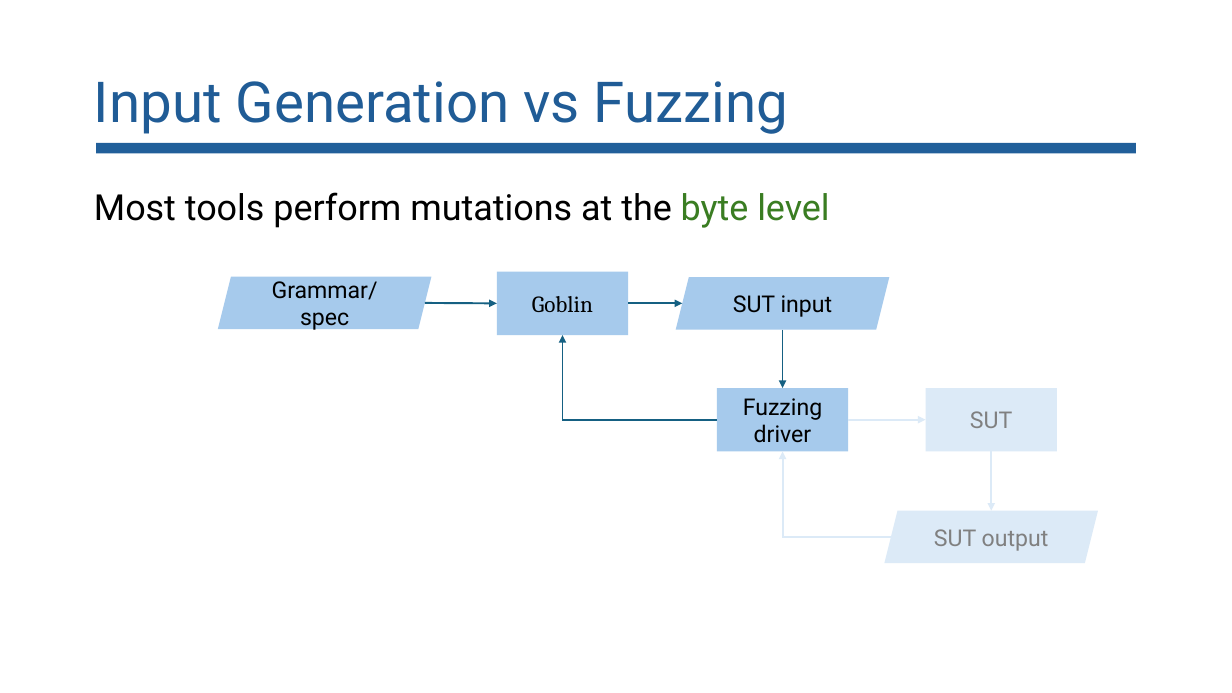
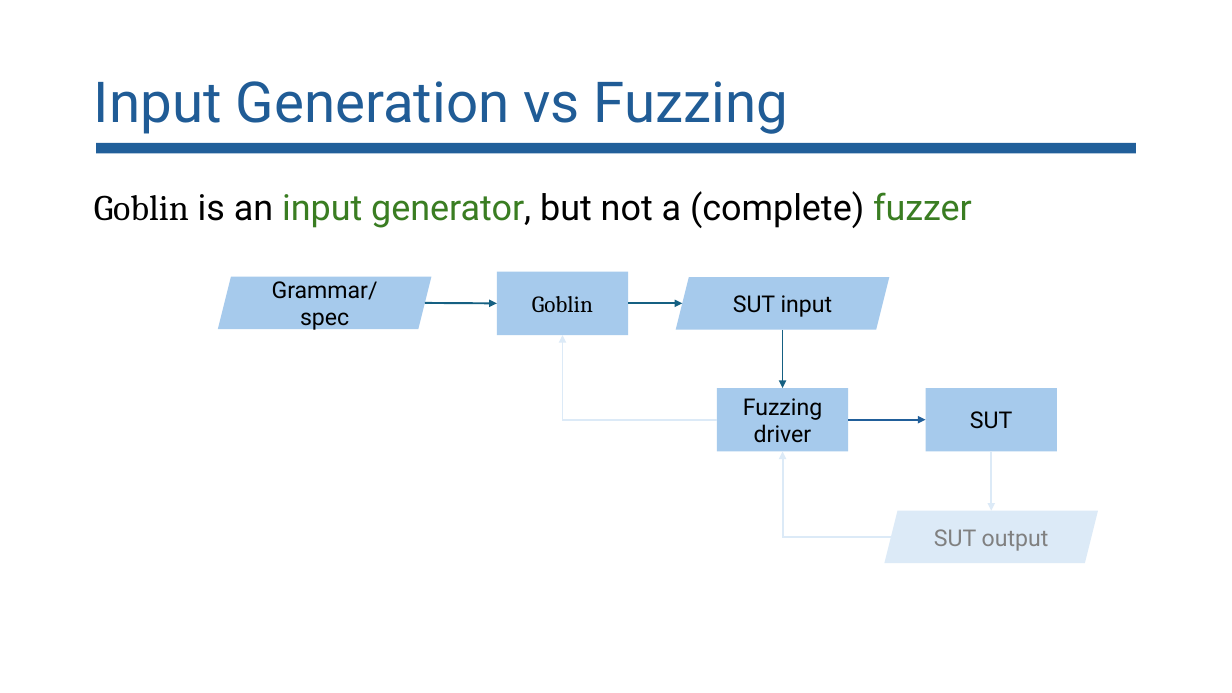
Before and after one commit to lorchrob/goblin_slides, a slide deck: slide 11 of goblin_slides.pptx. Drawn at 1232x693 pixels with LibreOffice and Linux fonts; fonts in the diff are those of the drawing. Boxes give left, top, right and bottom in pixels: in the first picture for what was removed or moved away, otherwise in the second. Text is boxed around its words. In the diff, an @@ line names an element or a change of style, - is before the commit and + after.

```diff
--- a/goblin_slides.pptx
+++ b/goblin_slides.pptx
@@ text at box(94, 191, 972, 228): text changed @@
-Most tools perform mutations at the byte level
+Goblin is an input generator, but not a (complete) fuzzer
@@ elbow arrow (717, 420) - (563, 335): stroke #156082 1.5 pt to #DCEAF7 1.5 pt @@
@@ rectangle "SUT" at box(926, 388, 1057, 452): text colour #808080 to #000000; fill #DCEAF7 to #A6CAEC @@
@@ arrow (848, 420) - (926, 420): stroke #DCEAF7 1.5 pt to #215F9A 1.5 pt @@
```
Also in this commit, not shown: 25 other slides changed, 1 slide added.
